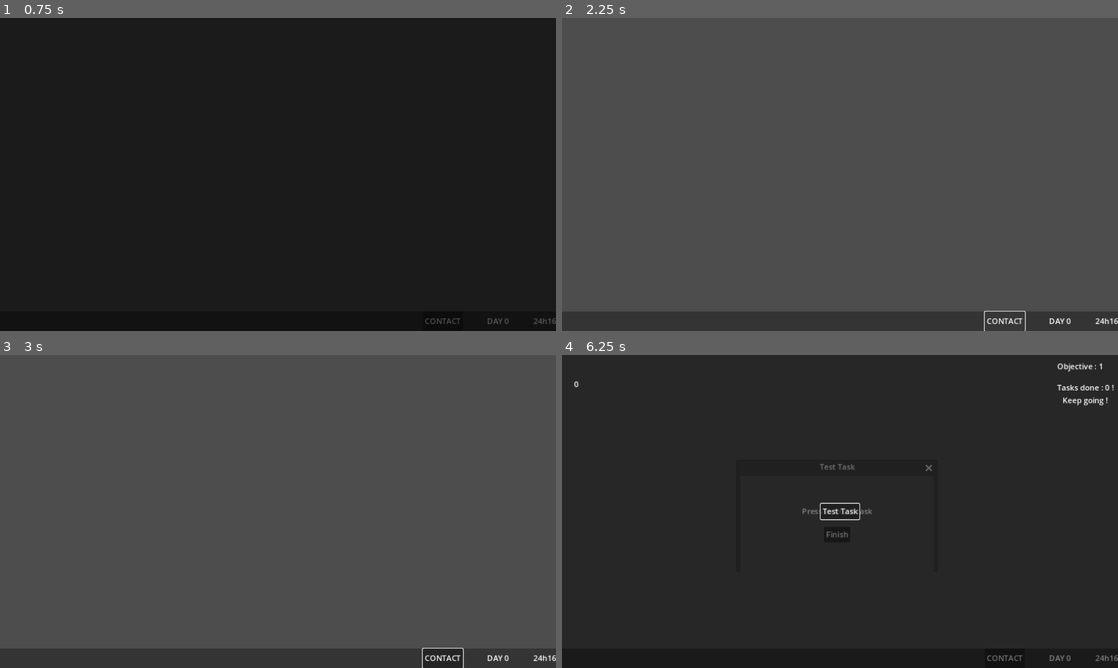
Above: before the commit, frames 1-4 (two rows, left to right).
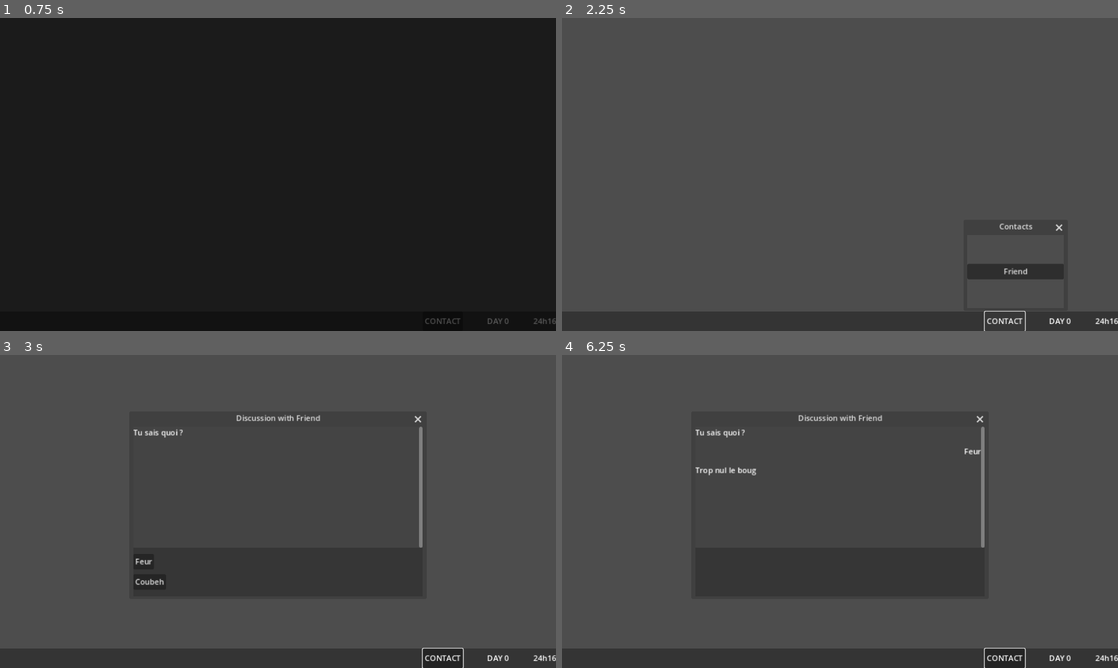
Above: after the commit, the same moments.

Repository: Sheyrin17/lejeudesfenetres
Game: Godot game, scene res://Scene/Day1.tscn
Two runs of this game, one before a commit and one after it. Both use one fixed random seed, a clock stepped at 60 frames per second and the inputs below.
Inputs (mouse positions are in pixels of both pictures, inside the frame that each line leads up to):
- Up to frame 1 (0.75 s): click "CONTACT" at 0.5 s
- Up to frame 2 (2.25 s): click "CONTACT" at 1.25 s; click "CONTACT" at 2 s
- Up to frame 3 (3 s): click (455, 608) at 2.75 s, where only the run after the commit has a clickable "Friend"
- Up to frame 4 (6.25 s): click (706, 561) at 3.5 s, where only the run after the commit has a clickable "Feur"; tap Enter (Enter) at 4.25, 5.75 s; hold Q (A) 4.28-5.03 s; tap Space at 5 s; tap Q (A) at 5.1, 6.05 s; hold Alt (Alt) from 5.78 s (still down)

Frame 1 is identical in both runs. In frame 2, 0.9% of the frame differs, in the area x 72-91%, y 65-84%; in frame 3, 0.9%; in frame 4, 91%, in the area x 0-100%, y 0-100%.

Commit message:
Début de Day1
Début de Day1

Animation fondu au noir au lancement de la scène. Remplaçable par une animation de démarrage d'OS.
Notif de Message.
Clique sur contact.
Discussion avec l'ami commence.

Prochaine chose à faire:
Bouton de téléchargement du PA et le dialogue avec, avant les phases de jeux.

Diff:
--- a/Scene/Day1.tscn
+++ b/Scene/Day1.tscn
@@ -1,8 +1,68 @@
-[gd_scene load_steps=7 format=3 uid="uid://b8jn46hub5n1f"]
+[gd_scene load_steps=8 format=3 uid="uid://b8jn46hub5n1f"]
 
 [ext_resource type="Script" path="res://Script/game.gd" id="1_1vh2p"]
 [ext_resource type="PackedScene" uid="uid://bdengmo58dr5p" path="res://Scene/level.tscn" id="2_y52fa"]
 [ext_resource type="Texture2D" uid="uid://bqy2bnov2jb3f" path="res://Img/fondnoir.jpg" id="3_heysm"]
+[ext_resource type="Script" path="res://Script/ScrollMessage.gd" id="4_ft80i"]
+
+[sub_resource type="Animation" id="Animation_7aau8"]
+length = 0.001
+tracks/0/type = "value"
+tracks/0/imported = false
+tracks/0/enabled = true
+tracks/0/path = NodePath("HUDDay/EcranNoir:visible")
+tracks/0/interp = 1
+tracks/0/loop_wrap = true
+tracks/0/keys = {
+"times": PackedFloat32Array(0),
+"transitions": PackedFloat32Array(1),
+"update": 1,
+"values": [true]
+}
+tracks/1/type = "bezier"
+tracks/1/imported = false
+tracks/1/enabled = true
+tracks/1/path = NodePath("HUDDay/EcranNoir:self_modulate:r")
+tracks/1/interp = 1
+tracks/1/loop_wrap = true
+tracks/1/keys = {
+"handle_modes": PackedInt32Array(0),
+"points": PackedFloat32Array(1, -0.25, 0, 0.25, 0),
+"times": PackedFloat32Array(0)
+}
+tracks/2/type = "bezier"
+tracks/2/imported = false
+tracks/2/enabled = true
+tracks/2/path = NodePath("HUDDay/EcranNoir:self_modulate:g")
+tracks/2/interp = 1
+tracks/2/loop_wrap = true
+tracks/2/keys = {
+"handle_modes": PackedInt32Array(0),
+"points": PackedFloat32Array(1, -0.25, 0, 0.25, 0),
+"times": PackedFloat32Array(0)
+}
+tracks/3/type = "bezier"
+tracks/3/imported = false
+tracks/3/enabled = true
+tracks/3/path = NodePath("HUDDay/EcranNoir:self_modulate:b")
+tracks/3/interp = 1
+tracks/3/loop_wrap = true
+tracks/3/keys = {
+"handle_modes": PackedInt32Array(0),
+"points": PackedFloat32Array(1, -0.25, 0, 0.25, 0),
+"times": PackedFloat32Array(0)
+}
+tracks/4/type = "bezier"
+tracks/4/imported = false
+tracks/4/enabled = true
+tracks/4/path = NodePath("HUDDay/EcranNoir:self_modulate:a")
+tracks/4/interp = 1
+tracks/4/loop_wrap = true
+tracks/4/keys = {
+"handle_modes": PackedInt32Array(0),
+"points": PackedFloat32Array(0, -0.25, 0, 0.25, 0),
+"times": PackedFloat32Array(0)
+}
 
 [sub_resource type="Animation" id="Animation_ygh2p"]
 resource_name = "loading_desktop"
@@ -64,74 +124,15 @@
 "times": PackedFloat32Array(0, 2)
 }
 
-[sub_resource type="Animation" id="Animation_7aau8"]
-length = 0.001
-tracks/0/type = "value"
-tracks/0/imported = false
-tracks/0/enabled = true
-tracks/0/path = NodePath("HUDDay/EcranNoir:visible")
-tracks/0/interp = 1
-tracks/0/loop_wrap = true
-tracks/0/keys = {
-"times": PackedFloat32Array(0),
-"transitions": PackedFloat32Array(1),
-"update": 1,
-"values": [true]
-}
-tracks/1/type = "bezier"
-tracks/1/imported = false
-tracks/1/enabled = true
-tracks/1/path = NodePath("HUDDay/EcranNoir:self_modulate:r")
-tracks/1/interp = 1
-tracks/1/loop_wrap = true
-tracks/1/keys = {
-"handle_modes": PackedInt32Array(0),
-"points": PackedFloat32Array(1, -0.25, 0, 0.25, 0),
-"times": PackedFloat32Array(0)
-}
-tracks/2/type = "bezier"
-tracks/2/imported = false
-tracks/2/enabled = true
-tracks/2/path = NodePath("HUDDay/EcranNoir:self_modulate:g")
-tracks/2/interp = 1
-tracks/2/loop_wrap = true
-tracks/2/keys = {
-"handle_modes": PackedInt32Array(0),
-"points": PackedFloat32Array(1, -0.25, 0, 0.25, 0),
-"times": PackedFloat32Array(0)
-}
-tracks/3/type = "bezier"
-tracks/3/imported = false
-tracks/3/enabled = true
-tracks/3/path = NodePath("HUDDay/EcranNoir:self_modulate:b")
-tracks/3/interp = 1
-tracks/3/loop_wrap = true
-tracks/3/keys = {
-"handle_modes": PackedInt32Array(0),
-"points": PackedFloat32Array(1, -0.25, 0, 0.25, 0),
-"times": PackedFloat32Array(0)
-}
-tracks/4/type = "bezier"
-tracks/4/imported = false
-tracks/4/enabled = true
-tracks/4/path = NodePath("HUDDay/EcranNoir:self_modulate:a")
-tracks/4/interp = 1
-tracks/4/loop_wrap = true
-tracks/4/keys = {
-"handle_modes": PackedInt32Array(0),
-"points": PackedFloat32Array(0, -0.25, 0, 0.25, 0),
-"times": PackedFloat32Array(0)
-}
-
 [sub_resource type="AnimationLibrary" id="AnimationLibrary_brvwk"]
 _data = {
 "RESET": SubResource("Animation_7aau8"),
 "loading_desktop": SubResource("Animation_ygh2p")
 }
 
-[node name="Day1" type="Node2D" node_paths=PackedStringArray("tab_all_level")]
+[node name="Day1" type="Node2D"]
 script = ExtResource("1_1vh2p")
-tab_all_level = [NodePath("AllLevels/Level0"), NodePath("AllLevels/Level1")]
+tab_first_dialog_with_friend = Array[String](["Friend : Tu sais quoi ?", "Character : Feur;Coubeh", "Friend : Trop nul le boug", "Character : Ok, tu veux quoi ?", "Friend : Feur", "Character : Va te coiffer, tu me fais peur", "Friend : Vazy tg", "Friend : Bon, t'écoute ?", "Character : Vazy, dis ce que t'as à dire", "Friend : Tu veux de l'aide pour faire du taff ? Parce que je sais que ça peut être compliqué et tout là omg le texte est wrap c'est bon", "Character : Ouais, vazy donne moi des conseils et des trucs et des outils, et bam le texte est wrap pour voir ce que ça fait, et tout là", "Friend : Ok, télécharge ça", "&Download Personal Assistant"])
 
 [node name="AllLevels" type="Node2D" parent="."]
 
@@ -146,7 +147,7 @@
 nb_task_to_finish = 5
 game_scene = NodePath("../..")
 
-[node name="TimerBetweenLevels" type="Timer" parent="."]
+[node name="TimerBetweenPhases" type="Timer" parent="."]
 wait_time = 2.0
 one_shot = true
 
@@ -208,5 +209,134 @@
 "": SubResource("AnimationLibrary_brvwk")
 }
 
-[connection signal="timeout" from="TimerBetweenLevels" to="." method="_on_timer_between_level_timeout"]
+[node name="PopUp" type="Node" parent="."]
+
+[node name="PopUpNotif" type="Window" parent="PopUp"]
+disable_3d = true
+title = "New message !"
+position = Vector2i(890, 500)
+size = Vector2i(250, 100)
+visible = false
+unresizable = true
+min_size = Vector2i(250, 100)
+max_size = Vector2i(250, 100)
+keep_title_visible = true
+content_scale_mode = 1
+
+[node name="LabelNotif" type="Label" parent="PopUp/PopUpNotif"]
+anchors_preset = 15
+anchor_right = 1.0
+anchor_bottom = 1.0
+grow_horizontal = 2
+grow_vertical = 2
+text = "You got a new message !
+Check your contacts !"
+horizontal_alignment = 1
+vertical_alignment = 1
+
+[node name="PopUpContacts" type="Window" parent="PopUp"]
+disable_3d = true
+title = "Contacts"
+position = Vector2i(840, 450)
+size = Vector2i(200, 150)
+visible = false
+unresizable = true
+min_size = Vector2i(200, 150)
+max_size = Vector2i(200, 150)
+content_scale_mode = 1
+
+[node name="VBoxContacts" type="VBoxContainer" parent="PopUp/PopUpContacts"]
+anchors_preset = 15
+anchor_right = 1.0
+anchor_bottom = 1.0
+grow_horizontal = 2
+grow_vertical = 2
+theme_override_constants/separation = 20
+alignment = 1
+
+[node name="ButtonFriend" type="Button" parent="PopUp/PopUpContacts/VBoxContacts"]
+layout_mode = 2
+text = "Friend"
+
+[node name="ButtonAI" type="Button" parent="PopUp/PopUpContacts/VBoxContacts"]
+visible = false
+layout_mode = 2
+text = "AI"
+
+[node name="PopUpDiscussion" type="Window" parent="PopUp"]
+title = "Discussion with Friend"
+initial_position = 1
+size = Vector2i(600, 350)
+visible = false
+unresizable = true
+min_size = Vector2i(600, 350)
+max_size = Vector2i(600, 350)
+content_scale_mode = 1
+
+[node name="BackgroundAll" type="TextureRect" parent="PopUp/PopUpDiscussion"]
+self_modulate = Color(1, 1, 1, 0.117647)
+offset_right = 600.0
+offset_bottom = 600.0
+texture = ExtResource("3_heysm")
+expand_mode = 1
+
+[node name="BackgroundAnswer" type="TextureRect" parent="PopUp/PopUpDiscussion"]
+self_modulate = Color(1, 1, 1, 0.196078)
+offset_top = 250.0
+offset_right = 600.0
+offset_bottom = 350.0
+texture = ExtResource("3_heysm")
+expand_mode = 1
+
+[node name="VBoxAnswer" type="VBoxContainer" parent="PopUp/PopUpDiscussion/BackgroundAnswer"]
+layout_mode = 1
+anchors_preset = 15
+anchor_right = 1.0
+anchor_bottom = 1.0
+grow_horizontal = 2
+grow_vertical = 2
+theme_override_constants/separation = 10
+alignment = 1
+
+[node name="ButtonAnswerA" type="Button" parent="PopUp/PopUpDiscussion/BackgroundAnswer/VBoxAnswer"]
+visible = false
+layout_mode = 2
+size_flags_horizontal = 0
+size_flags_vertical = 4
+text = "Feur"
+
+[node name="ButtonAnswerB" type="Button" parent="PopUp/PopUpDiscussion/BackgroundAnswer/VBoxAnswer"]
+visible = false
+layout_mode = 2
+size_flags_horizontal = 0
+size_flags_vertical = 4
+text = "Coubeh"
+
+[node name="ScrollMessage" type="ScrollContainer" parent="PopUp/PopUpDiscussion"]
+custom_minimum_size = Vector2(600, 250)
+anchors_preset = 15
+anchor_right = 1.0
+anchor_bottom = 1.0
+offset_bottom = -100.0
+grow_horizontal = 2
+grow_vertical = 2
+follow_focus = true
+horizontal_scroll_mode = 0
+vertical_scroll_mode = 2
+script = ExtResource("4_ft80i")
+
+[node name="VBoxMessage" type="VBoxContainer" parent="PopUp/PopUpDiscussion/ScrollMessage"]
+layout_mode = 2
+size_flags_horizontal = 3
+theme_override_constants/separation = 15
+
+[connection signal="phase_changed" from="." to="." method="_on_phase_changed"]
+[connection signal="timeout" from="TimerBetweenPhases" to="." method="_on_timer_between_level_timeout"]
+[connection signal="pressed" from="HUDDay/TextureInfoGame/HBoxInfoGame/ButtonContact" to="." method="_on_button_contact_pressed"]
 [connection signal="animation_finished" from="AnimDay" to="." method="_on_anim_day_animation_finished"]
+[connection signal="close_requested" from="PopUp/PopUpNotif" to="." method="_on_pop_up_notif_close_requested"]
+[connection signal="close_requested" from="PopUp/PopUpContacts" to="." method="_on_pop_up_contacts_close_requested"]
+[connection signal="pressed" from="PopUp/PopUpContacts/VBoxContacts/ButtonFriend" to="." method="_on_button_friend_pressed"]
+[connection signal="close_requested" from="PopUp/PopUpDiscussion" to="." method="_on_pop_up_discussion_close_requested"]
+[connection signal="pressed" from="PopUp/PopUpDiscussion/BackgroundAnswer/VBoxAnswer/ButtonAnswerA" to="." method="_on_button_answer_a_pressed"]
+[connection signal="pressed" from="PopUp/PopUpDiscussion/BackgroundAnswer/VBoxAnswer/ButtonAnswerB" to="." method="_on_button_answer_b_pressed"]
--- /dev/null
+++ b/Scene/label_message_character.tscn
@@ -0,0 +1,14 @@
+[gd_scene load_steps=2 format=3 uid="uid://crml5l32k5rvk"]
+
+[ext_resource type="Script" path="res://Script/label_message_character.gd" id="1_8jthp"]
+
+[node name="LabelMessageCharacter" type="Label"]
+custom_minimum_size = Vector2(350, 0)
+offset_right = 350.0
+offset_bottom = 49.0
+size_flags_horizontal = 10
+text = "hf sdi sdiu fsid uhhfisduhf "
+horizontal_alignment = 2
+vertical_alignment = 1
+autowrap_mode = 2
+script = ExtResource("1_8jthp")
--- /dev/null
+++ b/Scene/label_message_friend.tscn
@@ -0,0 +1,9 @@
+[gd_scene format=3 uid="uid://c1qpads6a50f3"]
+
+[node name="LabelFriend" type="Label"]
+custom_minimum_size = Vector2(350, 0)
+size_flags_horizontal = 0
+size_flags_vertical = 6
+text = "Hey ! Tu sais quoi ? fdsgfkjdhfkdhgnkfjngkdfng jfdngk jndf jgndj ngdkfj ngdkfjng"
+vertical_alignment = 1
+autowrap_mode = 2
--- a/Scene/windowtask.tscn
+++ b/Scene/windowtask.tscn
@@ -8,6 +8,7 @@
 unresizable = true
 popup_window = true
 min_size = Vector2i(400, 200)
+keep_title_visible = true
 content_scale_mode = 1
 script = ExtResource("1_v113a")
 
--- /dev/null
+++ b/Script/ScrollMessage.gd
@@ -0,0 +1,6 @@
+extends ScrollContainer
+
+
+
+func _physics_process(delta):
+	set_deferred("scroll_vertical", max( 0, get_children()[0].get_rect().size.y - get_rect().size.y  ) )
--- a/Script/game.gd
+++ b/Script/game.gd
@@ -1,19 +1,45 @@
 extends Node2D
 
+@onready var LabelMessageCharacter = preload("res://Scene/label_message_character.tscn")
+@onready var LabelMessageFriend = preload("res://Scene/label_message_friend.tscn")
 
-@onready var TimerBetweenLevels = $TimerBetweenLevels
+@onready var TimerBetweenPhases = $TimerBetweenPhases
 
 @onready var AnimDay = $AnimDay
 
+@onready var PopUp = $PopUp
+@onready var PopUpNotif = $PopUp/PopUpNotif
+@onready var PopUpContacts = $PopUp/PopUpContacts
+@onready var PopUpDiscussion = $PopUp/PopUpDiscussion
+
+@onready var VBoxMessage = $PopUp/PopUpDiscussion/ScrollMessage/VBoxMessage
+@onready var ButtonAnswerA = $PopUp/PopUpDiscussion/BackgroundAnswer/VBoxAnswer/ButtonAnswerA
+@onready var ButtonAnswerB = $PopUp/PopUpDiscussion/BackgroundAnswer/VBoxAnswer/ButtonAnswerB
+
+@onready var ScrollMessage = $PopUp/PopUpDiscussion/ScrollMessage
+
 @export var tab_all_level : Array[Node2D]
 
+@export var tab_first_dialog_with_friend : Array[String]
+var current_message_with_friend = 0
+
+var is_making_a_choice = false
+
+enum PHASE { LOADING, DIALOG_FRIEND, LEVEL_1, DIALOG_BREAK, LEVEL_2, DIALOG_ENDDAY }
+var current_phase = PHASE.LOADING
 
 var current_level = 0
 
 
+signal phase_changed
+
+
 func _ready():
 	#TimerBetweenLevels.start()
+	current_phase = PHASE.LOADING
 	AnimDay.play("loading_desktop")
+
+	ChatWithFriend()
 
 
 func LaunchLevel():
@@ -27,7 +53,7 @@
 	current_level += 1
 
 	if current_level < tab_all_level.size():
-		TimerBetweenLevels.start()
+		TimerBetweenPhases.start()
 	else:
 		GameEnd()
 
@@ -37,9 +63,113 @@
 
 
 func _on_timer_between_level_timeout():
-	LaunchLevel()
+	if current_phase == PHASE.LOADING:
+		current_phase = PHASE.DIALOG_FRIEND
+		emit_signal("phase_changed")
+
+	if current_phase == PHASE.DIALOG_FRIEND and tab_first_dialog_with_friend.size() != current_message_with_friend and !is_making_a_choice:
+		ChatWithFriend()
 
 
 func _on_anim_day_animation_finished(anim_name):
 	if anim_name == "loading_desktop":
-		TimerBetweenLevels.start()
+		TimerBetweenPhases.start()
+
+
+func _on_pop_up_notif_close_requested():
+	PopUpNotif.hide()
+
+
+func _on_phase_changed():
+	match current_phase:
+		PHASE.LOADING:
+			pass
+
+		PHASE.DIALOG_FRIEND:
+			PopUpNotif.show()
+			ChatWithFriend()
+
+		PHASE.LEVEL_1:
+			pass
+
+		PHASE.DIALOG_BREAK:
+			pass
+
+		PHASE.LEVEL_2:
+			pass
+
+		PHASE.DIALOG_ENDDAY:
+			pass
+
+
+func _on_button_contact_pressed():
+	PopUpNotif.hide()
+	PopUpContacts.show()
+
+
+func _on_pop_up_contacts_close_requested():
+	PopUpContacts.hide()
+
+
+func _on_button_friend_pressed():
+	PopUpContacts.hide()
+	PopUpDiscussion.show()
+
+
+func _on_pop_up_discussion_close_requested():
+	PopUpDiscussion.hide()
+
+
+func _on_button_answer_a_pressed():
+	CharacterSendMessageButton(ButtonAnswerA.text)
+	ButtonAnswerA.visible = false
+	ButtonAnswerB.visible = false
+
+
+func _on_button_answer_b_pressed():
+	CharacterSendMessageButton(ButtonAnswerB.text)
+	ButtonAnswerA.visible = false
+	ButtonAnswerB.visible = false
+
+
+func CharacterSendMessageButton(message):
+	var tmp_message_character = LabelMessageCharacter.instantiate()
+	tmp_message_character.text = message
+	VBoxMessage.add_child(tmp_message_character)
+	is_making_a_choice = false
+	TimerBetweenPhases.start()
+
+
+func ChatWithFriend():
+	if current_message_with_friend < tab_first_dialog_with_friend.size():
+		if tab_first_dialog_with_friend[current_message_with_friend].begins_with("Character : "):
+			var tmp_message = tab_first_dialog_with_friend[current_message_with_friend].erase(0,12)
+			if tmp_message.contains(";"):
+				var button_messages = tmp_message.split(";")
+
+				ButtonAnswerA.visible = true
+				ButtonAnswerA.text = button_messages[0]
+
+				ButtonAnswerB.visible = true
+				ButtonAnswerB.text = button_messages[1]
+
+				is_making_a_choice = true
+
+			else:
+				var tmp_message_character = LabelMessageCharacter.instantiate()
+				tmp_message_character.text = tmp_message
+				VBoxMessage.add_child(tmp_message_character)
+				TimerBetweenPhases.start()
+
+		elif tab_first_dialog_with_friend[current_message_with_friend].begins_with("Friend : "):
+			var tmp_message = tab_first_dialog_with_friend[current_message_with_friend].erase(0,9)
+			var tmp_label_friend = LabelMessageFriend.instantiate()
+			tmp_label_friend.text = tmp_message
+			VBoxMessage.add_child(tmp_label_friend)
+			TimerBetweenPhases.start()
+
+		elif tab_first_dialog_with_friend[current_message_with_friend].contains("&"):
+			print("EndDialog")
+			TimerBetweenPhases.start()
+
+		current_message_with_friend += 1
--- /dev/null
+++ b/Script/label_message_character.gd
@@ -0,0 +1,7 @@
+extends Label
+
+func _physics_process(delta):
+	var tmp_line = get_line_count()
+	if tmp_line > 1:
+		set_horizontal_alignment(0)
+	set_physics_process(false)
--- a/Script/level.gd
+++ b/Script/level.gd
@@ -26,6 +26,7 @@
 @onready var TimerPlayMode = $TimerPlayMode
 
 @onready var LabelTimeLeft = $HUD/LabelTimeLeft
+
 
 #Les variables exportées sont visibles dans l'inspecteur de l'objet.
 
